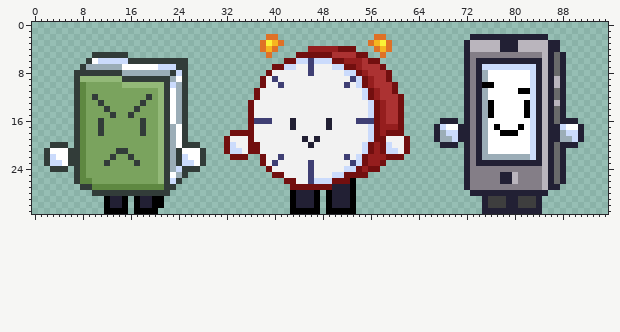
Pixel-art file -- Aseprite/enemies.aseprite. Above is the file before it was changed.
96x32 pixels, 1 frame.
Once edited:
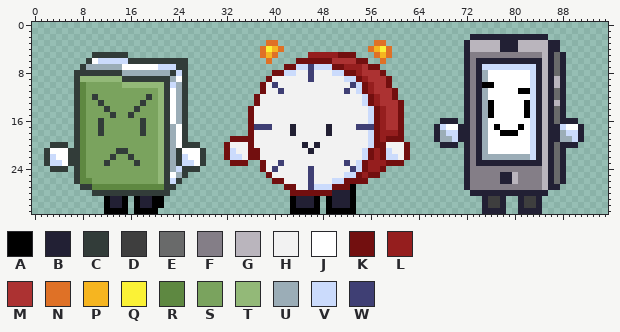
Palette (. is transparent): A #000000  B #222034  C #323c39  D #3e3e3e  E #696a6a  F #847e87  G #bab5bd  H #f2f2f2  J #ffffff  K #720f0f  L #951e1e  M #ac3232  N #df7126  P #f6b520  Q #fbf236  R #5e8841  S #7aa35e  T #93b978  U #9badb7  V #cbdbfc  W #3f3f74
Diff:
Layers "Layer 4", "Layer 2":
y 2: x 39..40 NN -> ..; x 57..58 NN -> ..
y 3: x 38..41 NQPN -> .NN.; x 56..59 NPQN -> .NN.
y 4: x 39..41 PN. -> QPN; x 46..53 LLLLLKKK -> ........; x 56..58 .NP -> NPQ
y 5: x 38..40 .N. -> NPN; x 44..55 KKKKKKMMMMKK -> ..LLLLLKKK..; x 57..59 .N. -> NPN
y 6: x 39 . -> N; x 42..58 KKVVWVVVKKLLLMKK. -> ..KKKKKKMMMMKK..N
y 7: x 40..45 KKVVHH -> ..KKVV; x 47..53 HHHVVKK -> VVVKKLL; x 56..58 MMK -> KK.
y 8: x 39..43 KHHHH -> .KKVV; x 50..55 HHVVKL -> VVKKLM; x 58..59 MK -> K.
y 9: x 38..40 KHW -> .KH; x 46 H -> W; x 52..56 HWVKL -> VVKLM
y 10: x 40..41 HW -> WH; x 52..53 WH -> HW; x 59..60 MK -> K.
y 11: x 37..38 KH -> .K; x 41 H -> W; x 52 H -> W; x 54..57 HVKL -> VKLM
y 12: x 60..61 MK -> K.
y 13: x 36..37 KH -> .K; x 55..58 HVKL -> VKLM
y 16: x 37..39 WWW -> HHH; x 43 B -> H; x 49 B -> H; x 54..56 WWW -> HHV
y 17: x 37..39 HHH -> WWW; x 54..56 HHV -> WWW; x 59..60 LL -> MM
y 18: x 33..35 KKK -> ...; x 43 H -> B; x 49 H -> B; x 59..60 KK -> LL
y 19: x 32..35 KHHH -> .KKK; x 45 B -> H; x 47 B -> H; x 58..62 KHHHK -> LKKK.
y 20: x 33 V -> H; x 37 K -> H; x 45..47 HBH -> BHB; x 55..57 VKL -> HVK; x 59 V -> H
y 21: x 34 V -> H; x 46 H -> B; x 60 V -> H
y 22: x 32..38 .KKK..K -> KVVHKKH; x 41 W -> H; x 52 W -> H; x 54..56 VKL -> HVK; x 58..62 LKKK. -> KVVHK
y 23: x 33..35 ... -> KKK; x 40..41 WH -> HW; x 46 W -> H; x 52..53 HW -> WH; x 58..61 K... -> LKKK
y 24: x 38..40 .KH -> KHW; x 52..58 VVKLKK. -> HWVKLLK
y 25: x 39..41 .KK -> KHH; x 50..53 VVKK -> HHVV; x 55..57 K.. -> LKK
y 26: x 40..43 ..KK -> KKHH; x 47..51 VVVKK -> HHHVV; x 53..55 A.. -> KKK
y 27: x 42 . -> K; x 44..52 KKKKKKBBB -> HHWVVVKKK
y 28: x 43..49 ABBBA.A -> KKKKKKK
y 29..30: x 78..81 DBBD -> B..B
y 31: x 79..80 BB -> ..
Where, in picture pixels (left, top, right, bottom), the same in both pictures:
changed: (224, 34, 410, 196)
changed: (500, 196, 524, 214)
